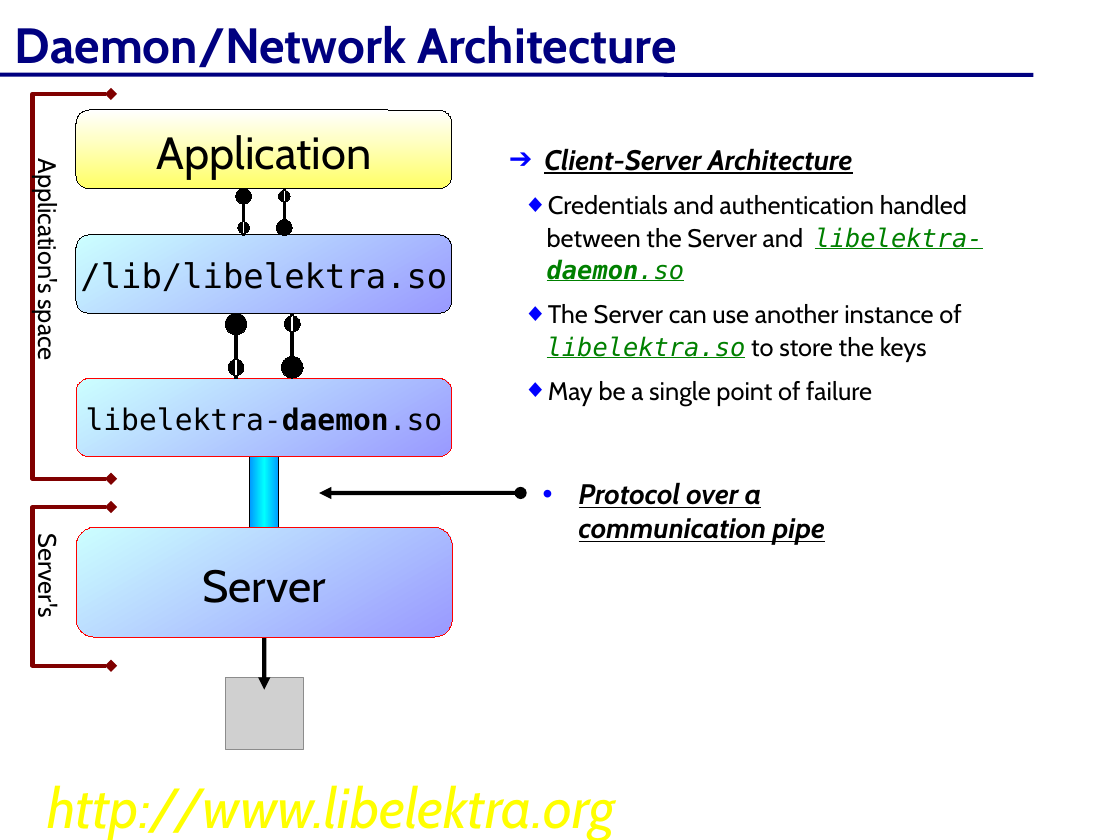
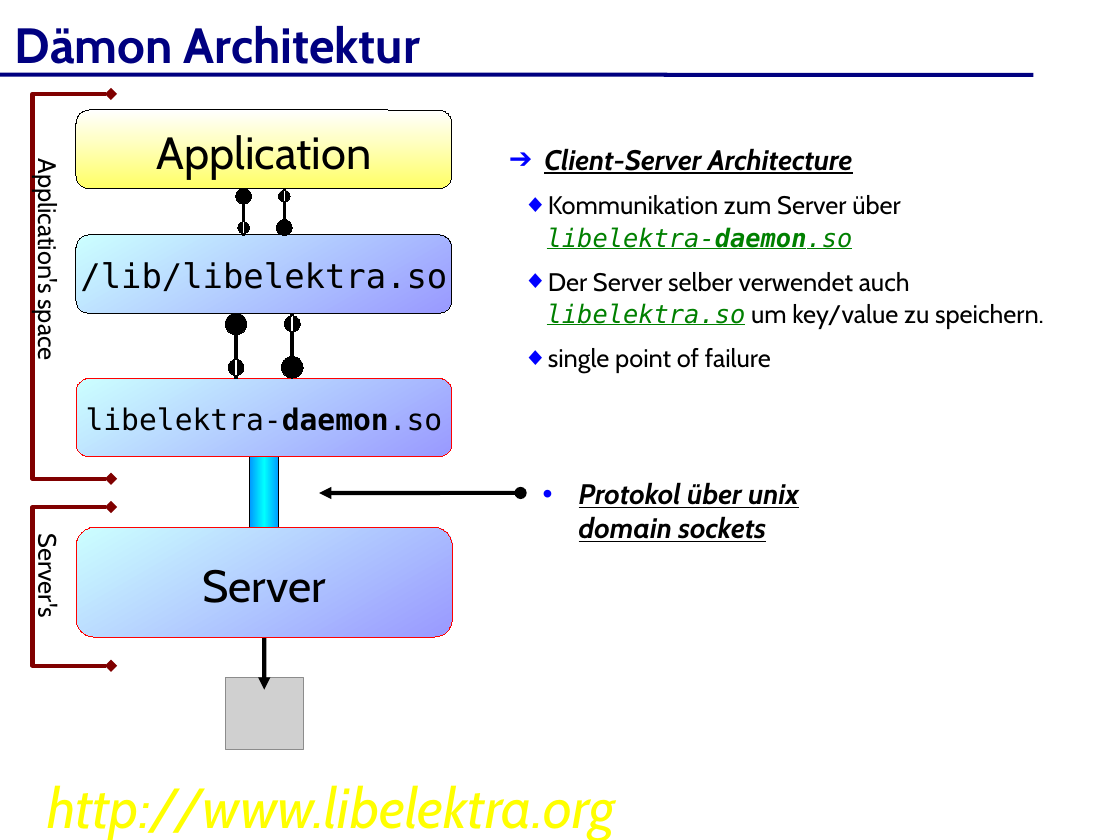
Before and after one commit to ElektraInitiative/libelektra, a slide deck: slide 20 of doc/elektra-de.odp. Drawn at 1120x840 pixels with LibreOffice and Linux fonts; fonts in the diff are those of the drawing; grey boxes stand for pictures; background and template pictures are left out. Boxes give left, top, right and bottom in pixels: in the first picture for what was removed or moved away, otherwise in the second. Text is boxed around its words. In the diff, an @@ line names an element or a change of style, - is before the commit and + after.

```diff
--- a/doc/elektra-de.odp
+++ b/doc/elektra-de.odp
@@ text at [15, 26, 420, 74]: text changed @@
-Daemon/Network Architecture
+Dämon Architektur
@@ text at [547, 195, 1044, 373]: text changed @@
-◆ Credentials and authentication handled between the Server and libelektra-daemon.so
-◆ The Server can use another instance of libelektra.so to store the keys
-◆ May be a single point of failure
+◆ Kommunikation zum Server über libelektra-daemon.so
+◆ Der Server selber verwendet auch libelektra.so um key/value zu speichern.
+◆ single point of failure
@@ text at [579, 482, 799, 542]: text changed @@
-• Protocol over a communication pipe
+• Protokol über unix domain sockets
```
Also in this commit, not shown: 25 other slides changed, 12 slides added, 11 slides removed.
